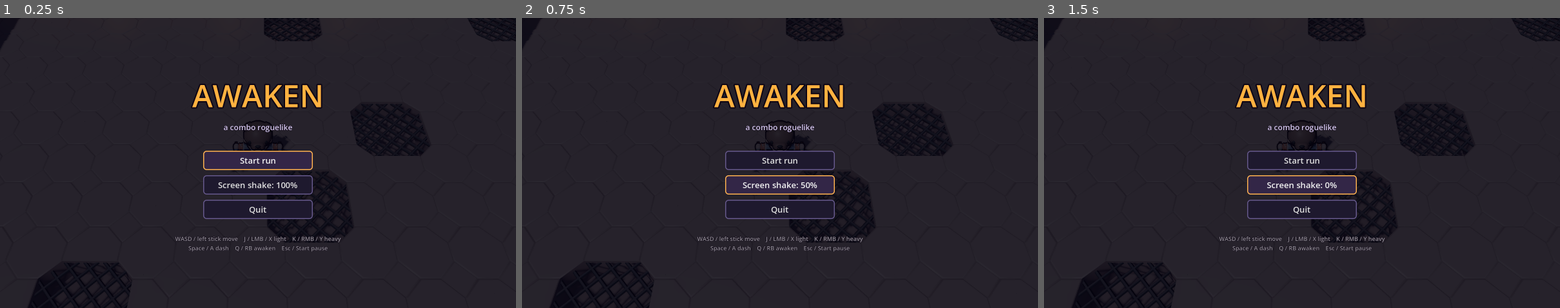
Above: before the commit, frames 1-3 (left to right).
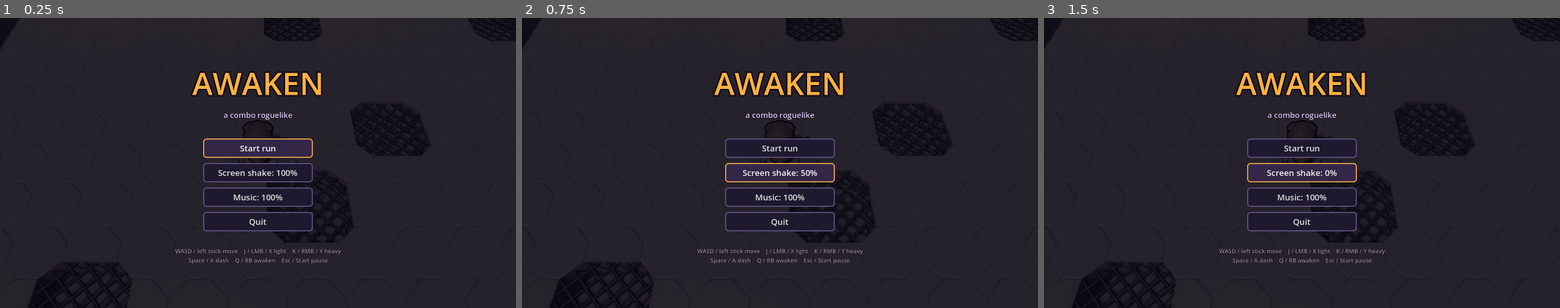
Above: after the commit, the same moments.

Repository: zakpruitt/no-name-game
Game: Godot game, scene res://scenes/main.tscn
The game is run twice, just before and just after one commit, with the same random seed, the same clock (stepped at 60 frames per second) and the same inputs.
Inputs:
- Up to frame 1 (0.25 s): no input
- Up to frame 2 (0.75 s): click "Screen shake: 100%" at 0.5 s
- Up to frame 3 (1.5 s): click "Screen shake: 50%" at 1.25 s

The runs differ from the first frame. In frame 1, 6.3% of the frame differs, in the area x 34-67%, y 18-85%; in frame 2, 6.1%; in frame 3, 6.1%.

Commit message:
feat: add layered music that swells with style rank

Diff:
--- a/scripts/game.gd
+++ b/scripts/game.gd
@@ -30,6 +30,16 @@
 	6: {"text": "SKY DANCER", "style": 15.0, "awaken": 8.0},
 	10: {"text": "STRATOSPHERE", "style": 30.0, "awaken": 15.0},
 }
+# Music: two synced loops from tools/gen_music.py. The ambient layer always
+# plays; the combat layer fades to MUSIC_RANK_LEVEL[style rank] (0..1).
+# MUSIC_LEVELS is the menu volume setting (saved like screen shake).
+const MUSIC_PATH := "res://assets/music/%s.wav"
+const MUSIC_LAYERS := ["ambient", "combat"]
+const MUSIC_DB := -8.0  # each layer's volume at full level
+const MUSIC_LEVELS := [1.0, 0.5, 0.0]
+const MUSIC_RANK_LEVEL := {"D": 0.0, "C": 0.45, "B": 0.6, "A": 0.75, "S": 0.85, "SS": 0.95, "SSS": 1.0}
+const MUSIC_FADE_IN := 1.2  # combat layer level change per second
+const MUSIC_FADE_OUT := 0.25
 const RANK_AWAKEN_MULT := {"D": 1.0, "C": 1.2, "B": 1.4, "A": 1.7, "S": 2.0, "SS": 2.4, "SSS": 3.0}
 
 var camera_rig: Node = null
@@ -43,6 +53,7 @@
 var skip_title := false
 ## Multiplier on all screen shake (accessibility / taste).
 var shake_scale := 1.0
+var music_scale := 1.0
 ## Multiplier on Awakening gained (Overflow upgrade).
 var awakening_gain_mult := 1.0
 var _combo_timer := 0.0
@@ -54,6 +65,8 @@
 var _sfx_players: Array[AudioStreamPlayer] = []
 var _sfx_next := 0
 var _sfx_muted := false
+var _music: Array[AudioStreamPlayer] = []
+var _combat_level := 0.0
 
 
 func _ready() -> void:
@@ -64,6 +77,7 @@
 		var p := AudioStreamPlayer.new()
 		add_child(p)
 		_sfx_players.append(p)
+	_start_music()
 
 
 func _process(delta: float) -> void:
@@ -81,6 +95,7 @@
 			_end_air_combo()
 	if style > 0.0 and _combo_timer < COMBO_TIMEOUT - 0.6:
 		style = maxf(style - STYLE_DECAY * delta, 0.0)
+	_update_music(delta)
 
 
 func _exit_tree() -> void:
@@ -93,7 +108,7 @@
 ## Also blocks new sounds; call before quitting.
 func stop_all_sfx() -> void:
 	_sfx_muted = true
-	for p in _sfx_players:
+	for p in _sfx_players + _music:
 		p.stop()
 		p.stream = null
 
@@ -143,6 +158,47 @@
 		camera_rig.add_trauma(amount * shake_scale)
 
 
+func _start_music() -> void:
+	for layer in MUSIC_LAYERS:
+		var stream: AudioStreamWAV = load(MUSIC_PATH % layer)
+		stream.loop_mode = AudioStreamWAV.LOOP_FORWARD
+		stream.loop_begin = 0
+		stream.loop_end = roundi(stream.get_length() * stream.mix_rate)
+		var p := AudioStreamPlayer.new()
+		p.stream = stream
+		add_child(p)
+		_music.append(p)
+	_update_music(0.0)
+	for p in _music:
+		p.play()  # same frame, same length: the layers stay in sync
+
+
+## Fade the combat layer toward the current style rank's level.
+func _update_music(delta: float) -> void:
+	if _music.size() < 2:
+		return
+	var target: float = MUSIC_RANK_LEVEL[rank()]
+	var speed := MUSIC_FADE_IN if target > _combat_level else MUSIC_FADE_OUT
+	_combat_level = move_toward(_combat_level, target, speed * delta)
+	_music[0].volume_db = _music_db(1.0)
+	_music[1].volume_db = _music_db(_combat_level)
+
+
+func _music_db(level: float) -> float:
+	return maxf(linear_to_db(level * music_scale) + MUSIC_DB, -80.0)
+
+
+## Step to the next music volume level and save it.
+func cycle_music() -> void:
+	var i := MUSIC_LEVELS.find(music_scale)
+	music_scale = MUSIC_LEVELS[(i + 1) % MUSIC_LEVELS.size()]
+	_save_settings()
+
+
+func music_label() -> String:
+	return "Music: %d%%" % roundi(music_scale * 100.0)
+
+
 ## Step to the next screen shake level and save it.
 func cycle_shake() -> void:
 	var i := SHAKE_LEVELS.find(shake_scale)
@@ -158,11 +214,13 @@
 	var cfg := ConfigFile.new()
 	if cfg.load(SETTINGS_PATH) == OK:
 		shake_scale = cfg.get_value("video", "shake_scale", 1.0)
+		music_scale = cfg.get_value("audio", "music_scale", 1.0)
 
 
 func _save_settings() -> void:
 	var cfg := ConfigFile.new()
 	cfg.set_value("video", "shake_scale", shake_scale)
+	cfg.set_value("audio", "music_scale", music_scale)
 	cfg.save(SETTINGS_PATH)
 
 
--- a/scripts/main.gd
+++ b/scripts/main.gd
@@ -571,9 +571,9 @@
 	if _quitting:
 		return
 	_quitting = true
-	print("[autotest] room=%d kind=%s alive=%d player_hp=%.0f max_combo=%d hits=%d awakening=%.0f rank=%s perfect=%d air=%d cataclysm=%d bolts=%d dodges=%d blocks=%d upgrades=%s" % [
+	print("[autotest] room=%d kind=%s alive=%d player_hp=%.0f max_combo=%d hits=%d awakening=%.0f rank=%s perfect=%d air=%d cataclysm=%d bolts=%d dodges=%d blocks=%d music=%.2f upgrades=%s" % [
 		room, room_kind, _alive, player.hp, _max_combo, _hits, Game.awakening, Game.rank(), Game.perfect_dodges, Game.best_air, player.cataclysms,
-		preload("res://scripts/projectile.gd").fired, ENEMY.dodges, ENEMY.blocks, player.upgrades])
+		preload("res://scripts/projectile.gd").fired, ENEMY.dodges, ENEMY.blocks, Game._combat_level, player.upgrades])
 	# Exercise the summary screen too.
 	_end_run(player.hp > 0.0)
 	await get_tree().create_timer(0.3, true, false, true).timeout
--- a/scripts/pause_menu.gd
+++ b/scripts/pause_menu.gd
@@ -19,6 +19,7 @@
 	show_menu("PAUSED", "", [
 		["Resume", close_menu],
 		[Game.shake_label(), _cycle_shake],
+		[Game.music_label(), _cycle_music],
 		["Restart run", _restart.bind(true)],
 		["Quit to title", _restart.bind(false)],
 		["Quit game", _quit],
@@ -30,6 +31,11 @@
 	_open(1)
 
 
+func _cycle_music() -> void:
+	Game.cycle_music()
+	_open(2)
+
+
 func _restart(skip_title: bool) -> void:
 	Game.skip_title = skip_title
 	close_menu()
--- a/scripts/title_screen.gd
+++ b/scripts/title_screen.gd
@@ -10,6 +10,7 @@
 	show_menu("AWAKEN", "a combo roguelike", [
 		["Start run", _start],
 		[Game.shake_label(), _cycle_shake],
+		[Game.music_label(), _cycle_music],
 		["Quit", _quit],
 	], CONTROLS, 0.85, focus)
 
@@ -17,6 +18,11 @@
 func _cycle_shake() -> void:
 	Game.cycle_shake()
 	open(1)
+
+
+func _cycle_music() -> void:
+	Game.cycle_music()
+	open(2)
 
 
 func _start() -> void:
Not shown, added: assets/music/ambient.wav.import
Not shown, added: assets/music/combat.wav.import
Not shown, changed: CLAUDE.md
Not shown, changed: ROADMAP.md
Not shown, added: assets/music/ambient.wav
Not shown, added: assets/music/combat.wav
